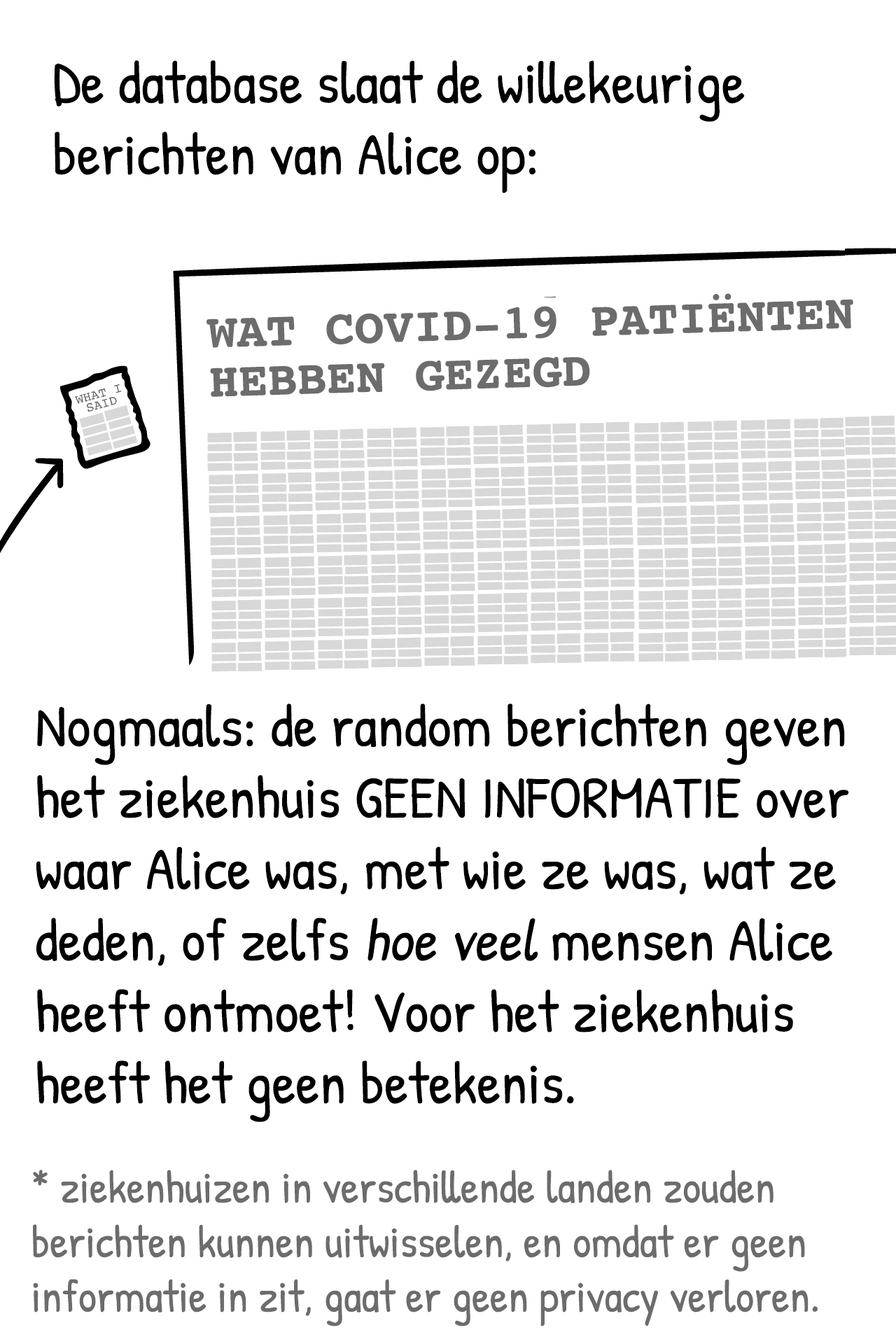
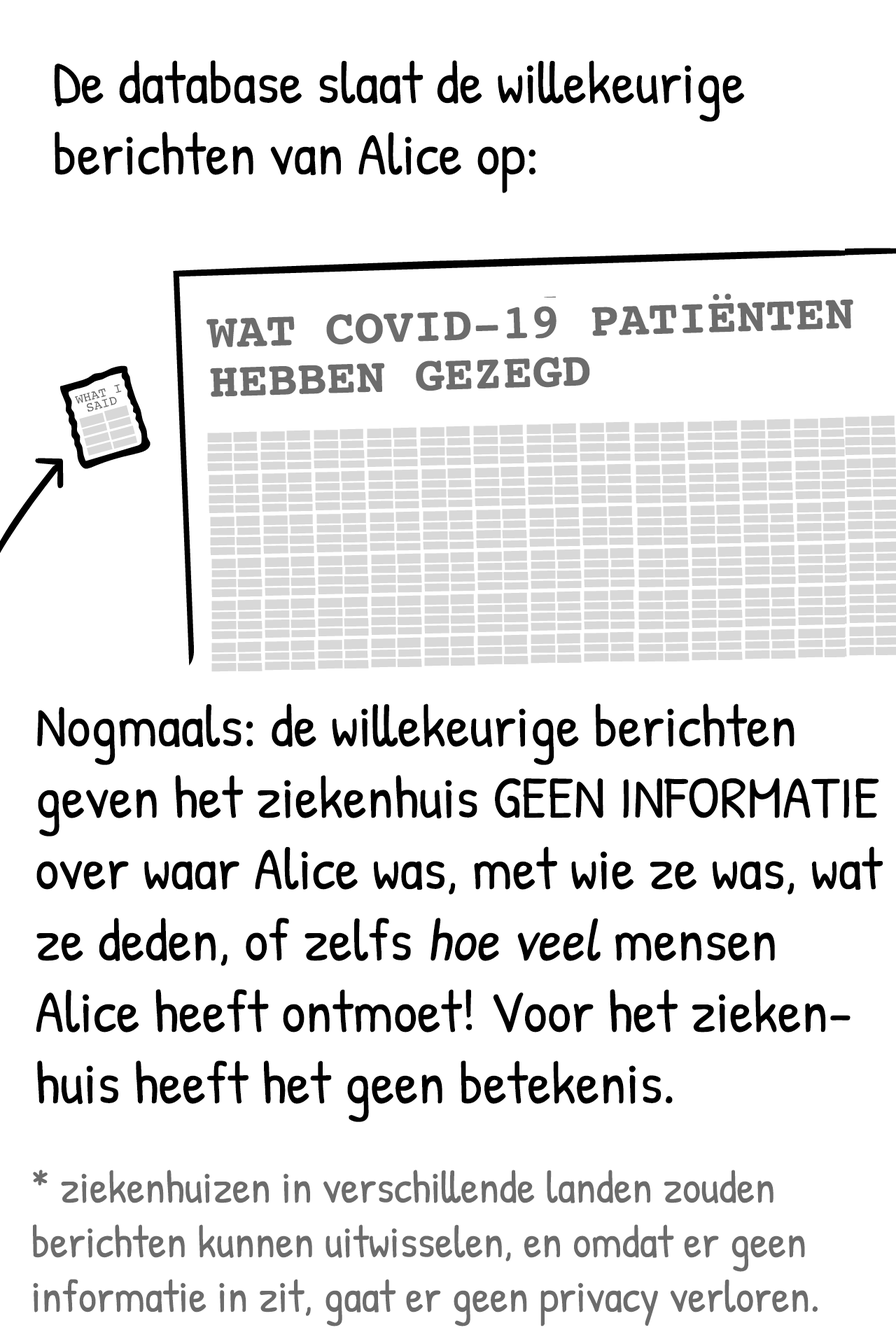
Before/after of a 896 × 1344 layered artwork. What changed in the layer stack:
renamed "Nogmaals: de random berichten geven het ziekenhuis GEEN INFORMA" to "Nogmaals: de willekeurige berichten geven het ziekenhuis GEEN I", painted on it over [35, 703, 884, 1122]
